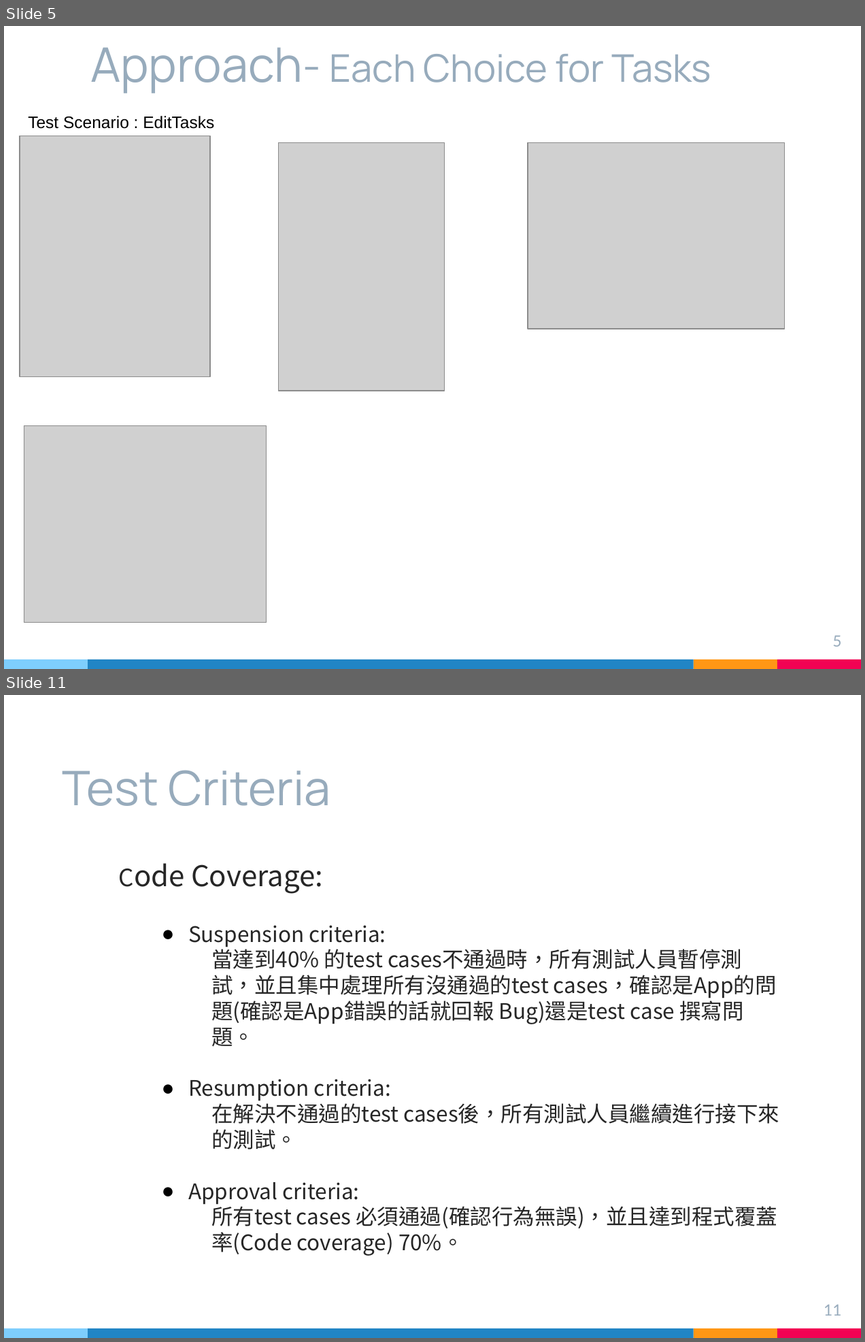
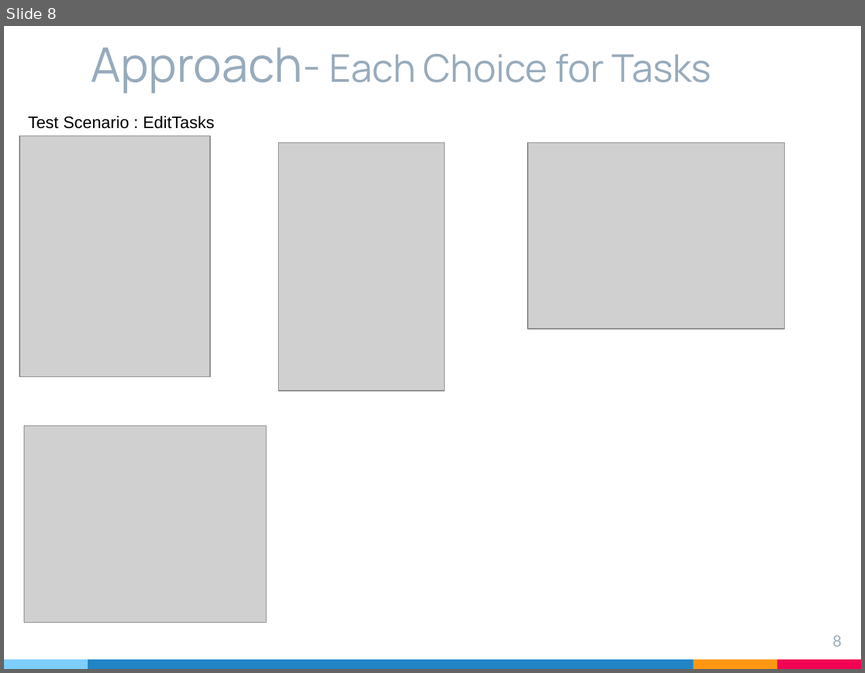
Before and after one commit to likesm0887/STV-Project, a slide deck: Document/軟體測試期末簡報.pptx. Shown one above the other, each under a label of ours: slides 5 and 11 before the commit, slide 8 after it; the slides between them are not shown. The pictures are 865x1342 and 865x673 pixels, drawn with LibreOffice and Linux fonts; fonts in the diff are those of the drawing; grey boxes stand for pictures. Boxes give left, top, right and bottom in pixels: in the first picture for what was removed or moved away, otherwise in the second. Text is boxed around its words. In the diff, an @@ line names an element or a change of style, - is before the commit and + after.

```diff
--- a/Document/軟體測試期末簡報.pptx
+++ b/Document/軟體測試期末簡報.pptx
@@ slide 11 removed at (x1=4, y1=695, x2=861, y2=1338), background #FFFFFF; not listed: 4 template elements that a slide beside it also shows @@
@@ title removed at (x1=62, y1=770, x2=330, y2=806) @@
-Test Criteria
@@ text removed at (x1=188, y1=864, x2=779, y2=1228) @@
-Code Coverage:
-  ● Suspension criteria:
-當達到40% 的test cases不通過時，所有測試人員暫停測試，並且集中處理所有沒通過的test cases，確認是App的問題(確認是App錯誤的話就回報 Bug)還是test case 撰寫問題。
-  ● Resumption criteria:
-在解決不通過的test cases後，所有測試人員繼續進行接下來的測試。
-  ● Approval criteria:
-所有test cases 必須通過(確認行為無誤)，並且達到程式覆蓋率(Code coverage) 70%。
@@ page number removed at (x1=823, y1=1304, x2=841, y2=1315) @@
-11
@@ what was slide 5 is now slide 8 @@
@@ page number at (x1=832, y1=635, x2=841, y2=646): text changed @@
-5
+8
```
Also in this commit, not shown: 4 slides changed, 6 slides added, 13 other slides removed, 2 other files.
